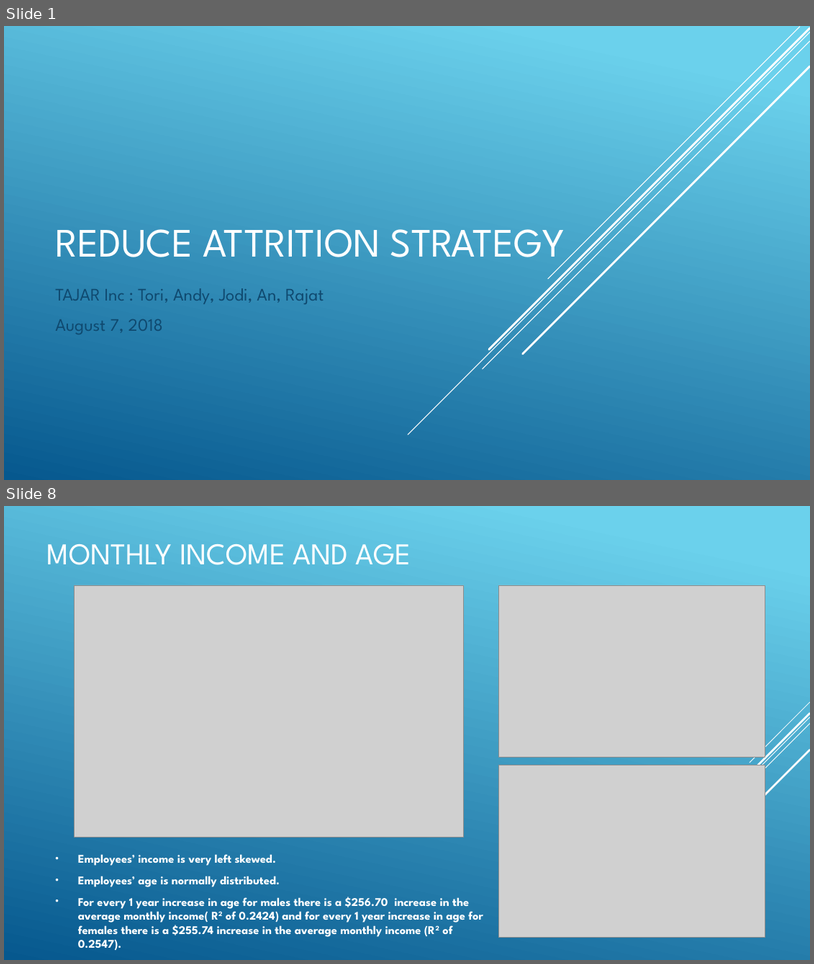
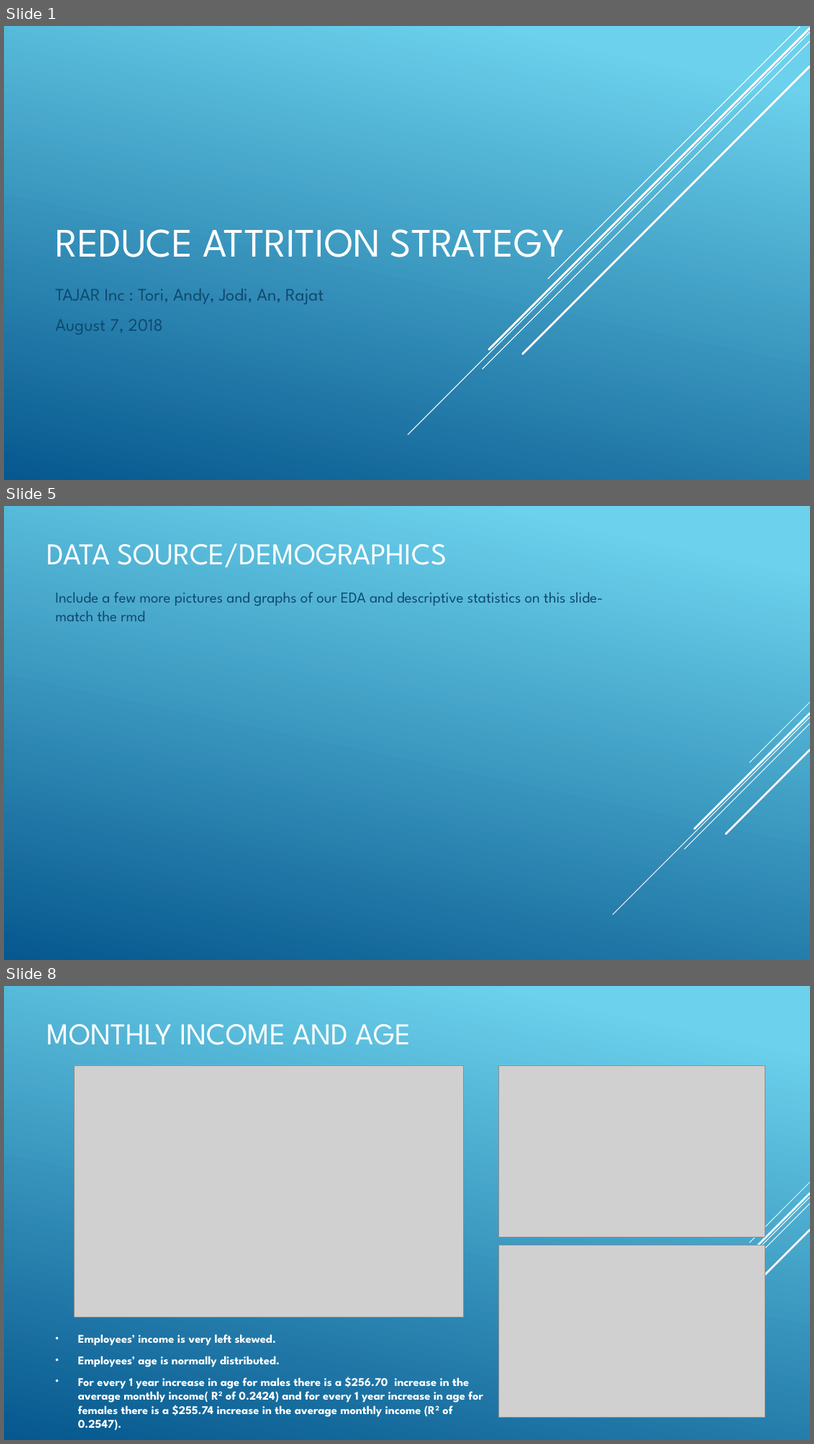
Before and after one commit to R-Chandna/MSDS6306_CaseStudy_2, a slide deck: Attrition_Case_Study_2_pptx_TAJAR_IP.pptx. Shown one above the other, each under a label of ours: slides 1 and 8 before the commit, slides 1, 5 and 8 after it; the slides between them are not shown. The pictures are 814x964 and 814x1444 pixels, drawn with LibreOffice and Linux fonts; fonts in the diff are those of the drawing; grey boxes stand for pictures. Boxes give left, top, right and bottom in pixels: in the first picture for what was removed or moved away, otherwise in the second. Text is boxed around its words. In the diff, an @@ line names an element or a change of style, - is before the commit and + after.

```diff
--- a/Attrition_Case_Study_2_pptx_TAJAR_IP.pptx
+++ b/Attrition_Case_Study_2_pptx_TAJAR_IP.pptx
@@ slide 5 added at box(4, 506, 810, 960), background gradient #6ED2EB to #06588E; not listed: 5 template elements that a slide beside it also shows @@
@@ text added at box(47, 543, 448, 567), 36 pt, text #FFFFFF @@
+DATA SOURCE/DEMOGRAPHICS
@@ text added at box(55, 592, 603, 621), 18 pt, text #0F496F @@
+Include a few more pictures and graphs of our EDA and descriptive statistics on this slide- match the rmd
```
Also in this commit, not shown: 7 slides changed, 2 other slides added, 2 slides removed, 3 other files.
